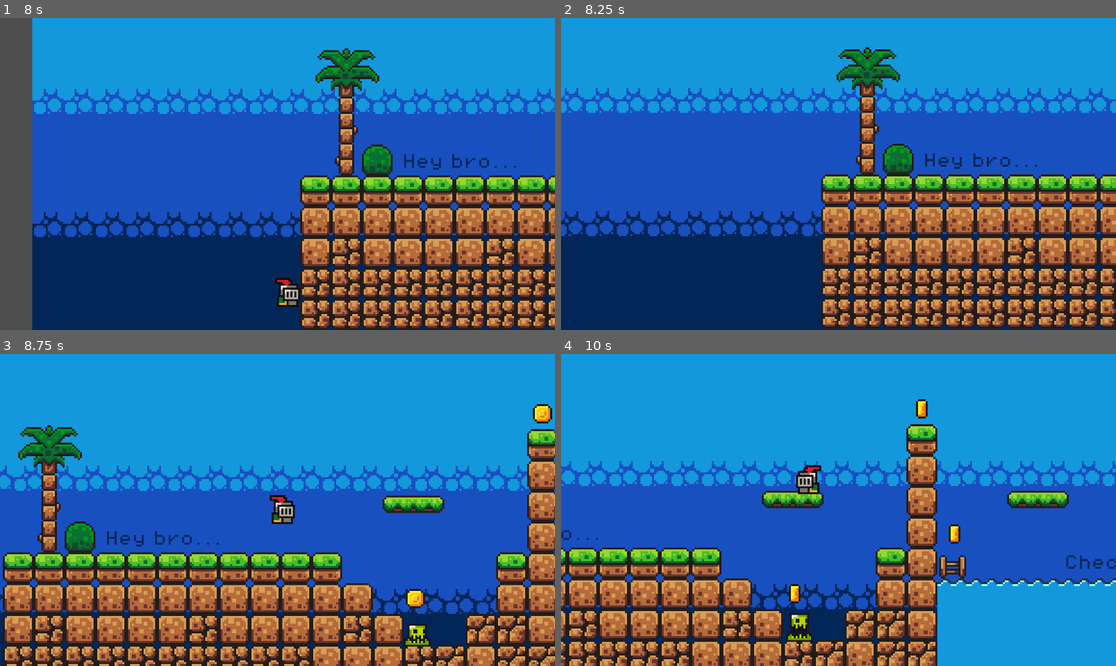
Above: before the commit, frames 1-4 (two rows, left to right).
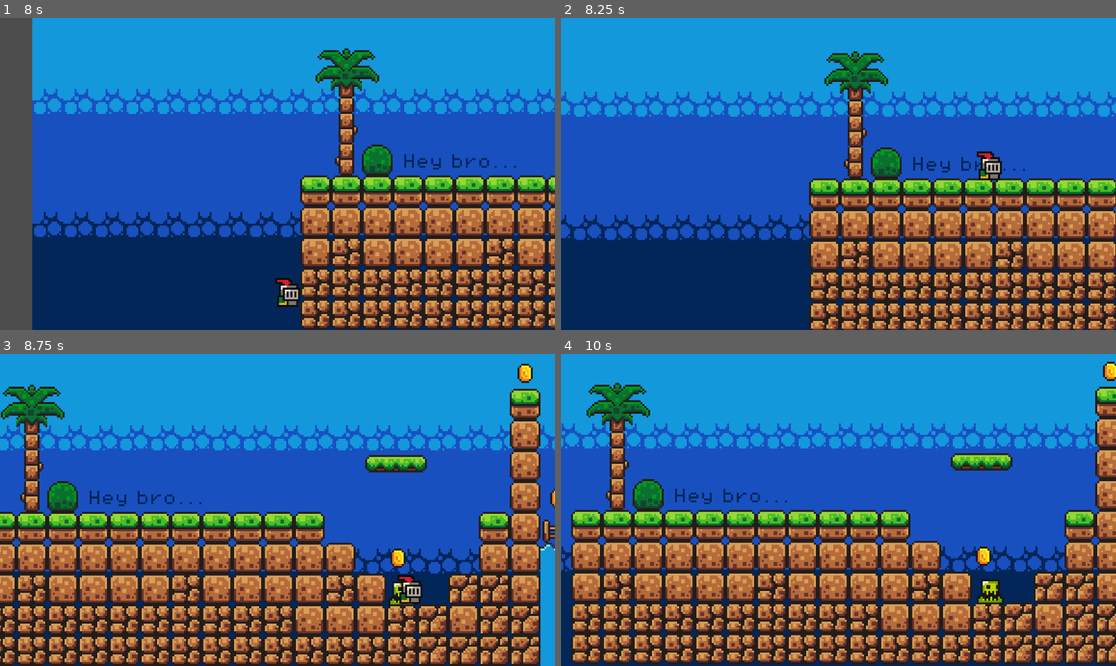
Above: after the commit, the same moments.

Repository: kaeri-gg/godot-basics
Game: Godot game, scene res://scenes/game.tscn
The game is run twice, just before and just after one commit, with the same random seed, the same clock (stepped at 60 frames per second) and the same inputs.
Inputs:
- Up to frame 1 (8 s): hold D (move_right) 0.53-2.03 s; tap Down (dash) every 0.75 s from 0.6 to 7.35 s; tap Space (jump) at 0.77, 1.52, 3.02, 3.77, 4.52, 6.02, 6.77, 7.52 s; hold A (move_left) 2.03-2.78 s; hold D (move_right) 2.78-4.28 s; hold A (move_left) 4.28-5.03 s; hold D (move_right) 5.03-5.78 s; hold A (move_left) 5.78-7.28 s; hold D (move_right) from 7.28 s (still down)
- Up to frame 2 (8.25 s): keep holding D (move_right); tap Down (dash) at 8.1 s
- Up to frame 3 (8.75 s): keep holding D (move_right)
- Up to frame 4 (10 s): tap Down (dash) at 8.85, 9.6 s; tap Space (jump) at 9.02, 9.77 s; release D (move_right) at 9.53 s; hold A (move_left) from 9.53 s (still down)

Frame 1 is identical in both runs. In frame 2, 30% of the frame differs, in the area x 0-100%, y 9-100%; in frame 3, 57%; in frame 4, 60%, in the area x 0-100%, y 2-100%.

Commit message:
Add checkpoint system and extend killzone logic
Introduces a checkpoint system via GameManager, allowing the player to respawn at the last saved checkpoint instead of reloading the scene. The player saves their position as a checkpoint when touching the ground, and the killzone now respawns the player at the checkpoint. Also adds new slimes to the game scene.

Diff:
--- a/scenes/game.tscn
+++ b/scenes/game.tscn
@@ -278,7 +278,7 @@
 [node name="TileMapLayer" type="TileMapLayer" parent="."]
 z_index = 1
 position = Vector2(11, -1)
-tile_map_data = PackedByteArray("AAABAAEAAAABAAAAAAADAAEAAAA …(11808 unchanged characters)… AAAgAAABlAAQAAAAHAAMAAABlAAMAAAAAAAgAAAA=")
+tile_map_data = PackedByteArray("AAABAAEAAAABAAAAAAADAAEAAAA …(11808 unchanged characters)… AAAgAAABlAAQAAAAHAAMAAABlAAMAAAAAAAgAAAA4AAQAAAACAAAAAAA=")
 tile_set = ExtResource("2_feb5d")
 
 [node name="TileMapBackground" type="TileMapLayer" parent="."]
@@ -551,3 +551,12 @@
 
 [node name="Slime6" parent="Slimes" instance=ExtResource("7_u5sy4")]
 position = Vector2(835, -1)
+
+[node name="Slime7" parent="Slimes" instance=ExtResource("7_u5sy4")]
+position = Vector2(1299, 31)
+
+[node name="Slime8" parent="Slimes" instance=ExtResource("7_u5sy4")]
+position = Vector2(1651, 79)
+
+[node name="Slime9" parent="Slimes" instance=ExtResource("7_u5sy4")]
+position = Vector2(883, 78)
--- a/scripts/game_manager.gd
+++ b/scripts/game_manager.gd
@@ -1,7 +1,14 @@
 extends Node
 
 var score: int = 0
+var checkpoint: Vector2
 
 func add_point(p: int = 1) -> void:
 	score += p
 	print(score)
+
+func save_checkpoint(location: Vector2) -> void:
+	checkpoint = location
+
+func get_checkpoint() -> Vector2:
+	return checkpoint
--- a/scripts/killzone.gd
+++ b/scripts/killzone.gd
@@ -1,13 +1,17 @@
 extends Area2D
 
+const Player = preload("res://scripts/player.gd")
+const GameManager = preload("res://scripts/game_manager.gd")
 
+@onready var game_manager : GameManager = %GameManager
 @onready var timer: Timer = $Timer
 
-func _on_body_entered(player: Node2D) -> void:
+func _on_body_entered(player: Player) -> void:
 	Engine.time_scale = 0.5
 	player.get_node("CollisionShape2D").queue_free()
+	player.position = game_manager.get_checkpoint()
 	timer.start()
 
 func _on_timer_timeout() -> void:
 	Engine.time_scale = 1.0
-	get_tree().reload_current_scene()
+	#get_tree().reload_current_scene()
--- a/scripts/player.gd
+++ b/scripts/player.gd
@@ -1,7 +1,11 @@
 extends CharacterBody2D
 
+const GameManager = preload("res://scripts/game_manager.gd")
+
+@onready var game_manager : GameManager = %GameManager
 @onready var dash_timer: Timer = $dash_timer
 @onready var dash_again_timer: Timer = $dash_again_timer
+@onready var animated_sprite: AnimatedSprite2D = $AnimatedSprite2D
 
 const SPEED = 100.0
 const DASH_SPEED = 900.0
@@ -9,11 +13,7 @@
 
 var dashing: bool = false
 var can_dash: bool = true
-
 var jumps: int = _get_default_jumps()
-
-@onready var animated_sprite: AnimatedSprite2D = $AnimatedSprite2D
-
 
 func _physics_process(delta: float) -> void:
 	# Add the gravity.
@@ -21,6 +21,7 @@
 		velocity += get_gravity() * delta
 
 	if is_on_floor():
+		game_manager.save_checkpoint(self.position)
 		_reset_jumps()
 
 	# Handle jump.
@@ -53,7 +54,6 @@
 		animated_sprite.play("jump")
 
 
-
 	if direction:
 		if dashing:
 			velocity.x = direction * DASH_SPEED
